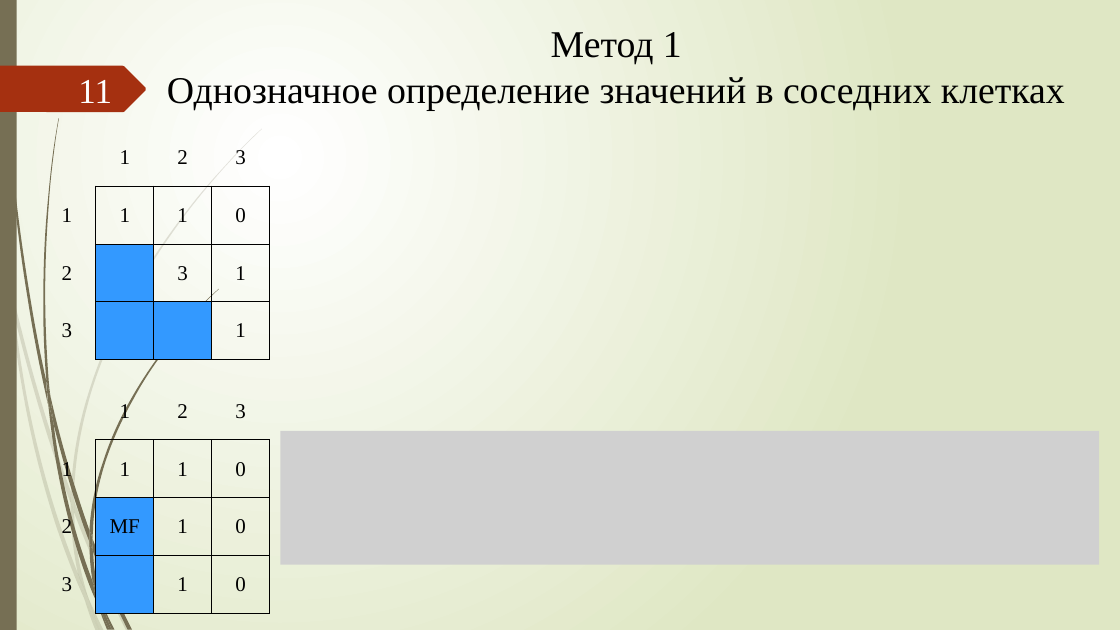
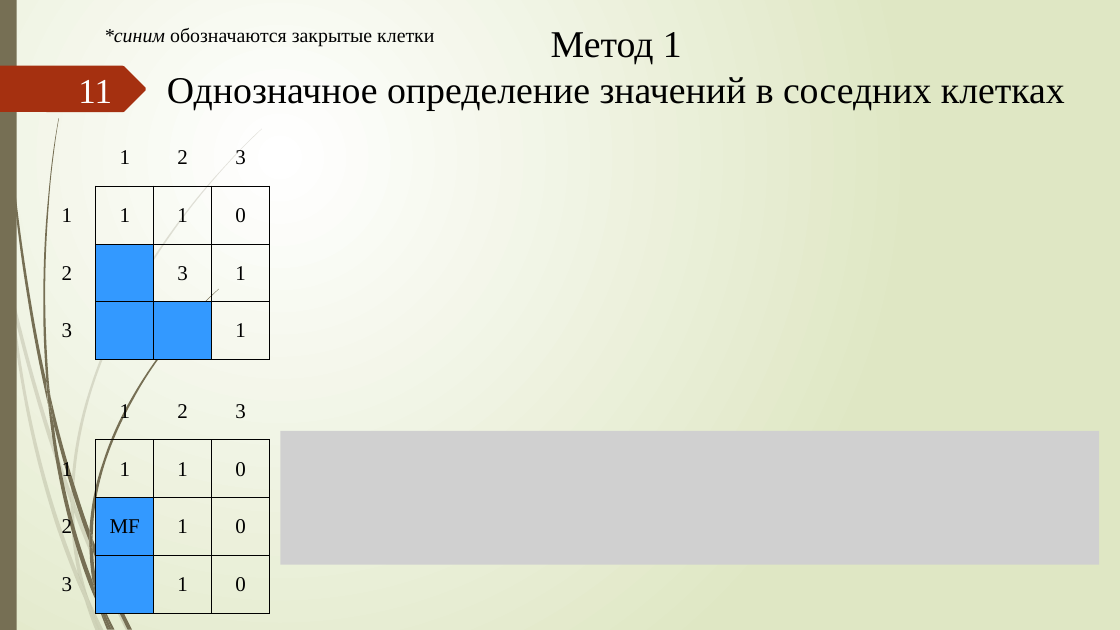
Before and after one commit to xex238/Diploma_2022, a slide deck: slide 11 of docs/Отчёты/ВКР/Новицкий_МПИ-20-4-2_ВКР_Презентация (v. 2.0).pptx. Drawn at 1120x630 pixels with LibreOffice and Linux fonts; fonts in the diff are those of the drawing; grey boxes stand for pictures. Boxes give left, top, right and bottom in pixels: in the first picture for what was removed or moved away, otherwise in the second. Text is boxed around its words. In the diff, an @@ line names an element or a change of style, - is before the commit and + after.

```diff
--- a/docs/Отчёты/ВКР/Новицкий_МПИ-20-4-2_ВКР_Презентация (v. 2.0).pptx
+++ b/docs/Отчёты/ВКР/Новицкий_МПИ-20-4-2_ВКР_Презентация (v. 2.0).pptx
@@ text added at (104, 28, 434, 47), 17 pt, text #000000 @@
+*синим обозначаются закрытые клетки
```
Also in this commit, not shown: 8 other slides changed, 2 slides added, 16 other files.
